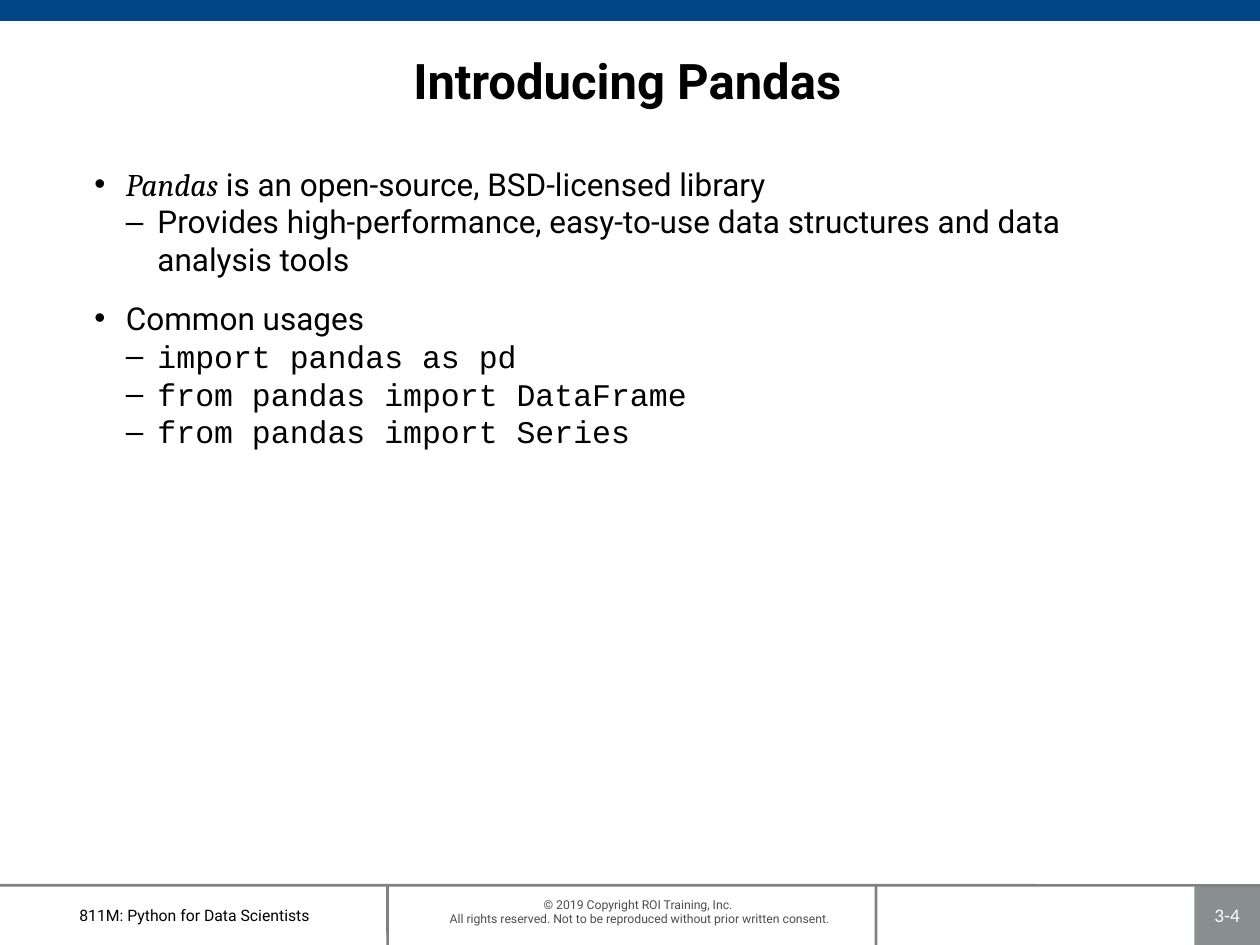
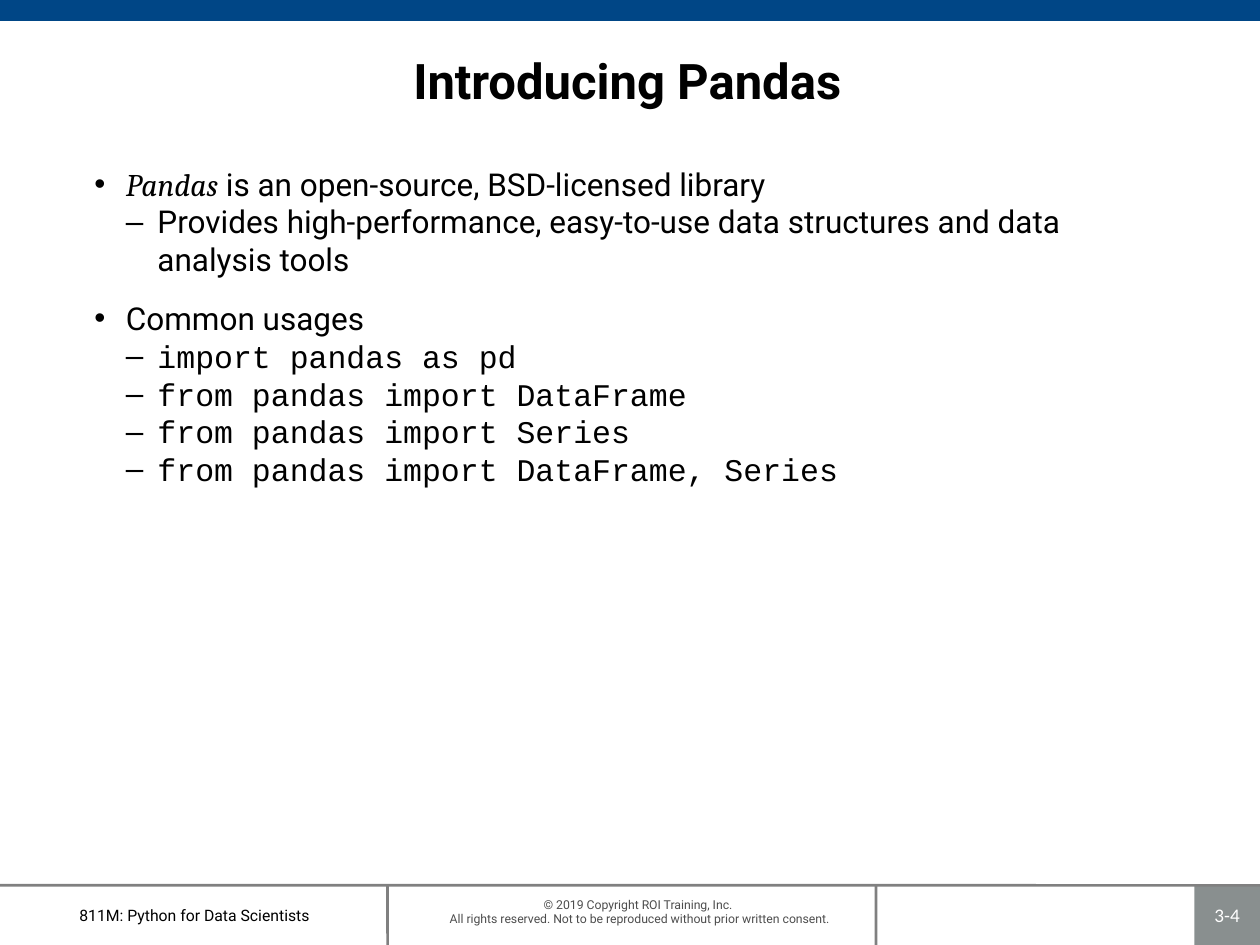
Before and after one commit to roitraining/PythonProgram, a slide deck: slide 4 of Day3-Pandas/Ch03-Pandas.pptx. Drawn at 1260x945 pixels with LibreOffice and Linux fonts; fonts in the diff are those of the drawing; background and template pictures are left out. Boxes give left, top, right and bottom in pixels: in the first picture for what was removed or moved away, otherwise in the second. Text is boxed around its words. In the diff, an @@ line names an element or a change of style, - is before the commit and + after.

```diff
--- a/Day3-Pandas/Ch03-Pandas.pptx
+++ b/Day3-Pandas/Ch03-Pandas.pptx
@@ text at (x1=157, y1=458, x2=837, y2=488): paragraph added @@
+  – from pandas import DataFrame, Series
```
Also in this commit, not shown: 7 other slides changed, 2 slides removed, 1 other file.
